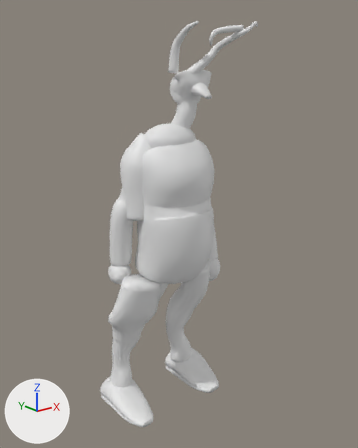
A saved change to the glTF model design/model_sheets/aruun/fidelity/proxy/proxy.glb.
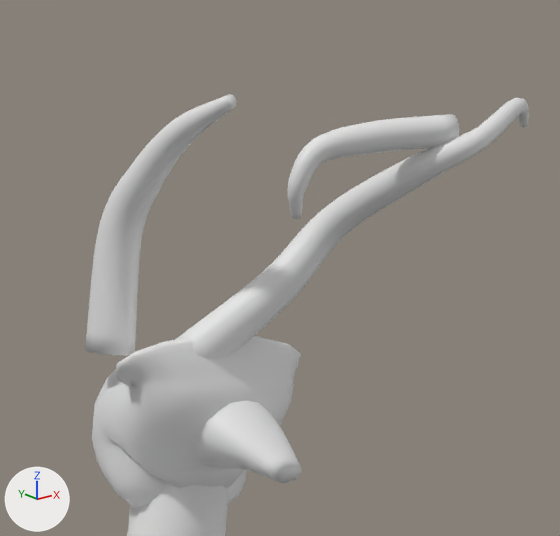
There are two pictures of each version: one whole from a camera (50 mm lens) standing at (-1.825, -2.313, 2.152) and looking at (-0.009, -0.043, 1.244), one close up on the part from 42% to 74% of the width and 0% to 25% of the height. The axes (+X, +Y, +Z) are drawn at lower left. The lights are the same throughout. The first two pictures are the older version.

Objects in the first close-up: 'cranium', 'hornA', 'hornB', 'hornB_tooth', 'neck', 'snout'.
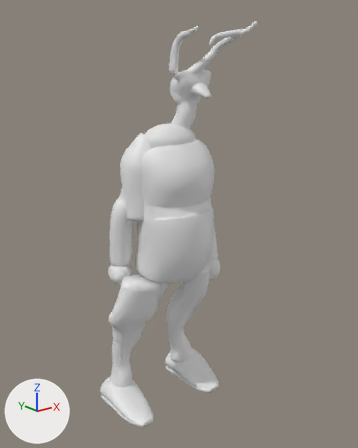
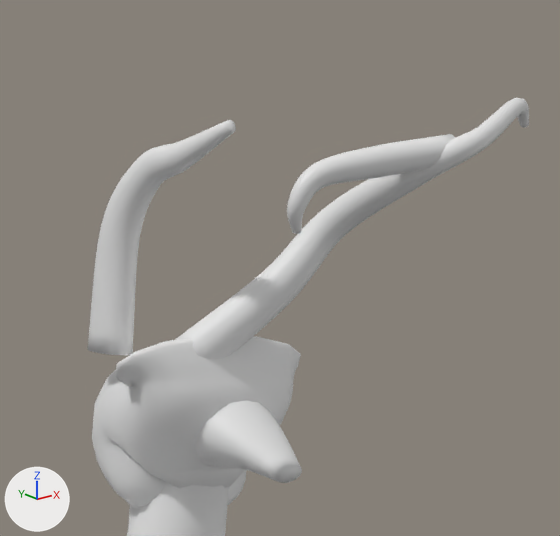
Where the change shows, as pixel boxes (x1, y1, x2, y2) in the close-ups (560 x 536 px):
```json
{"object": "hornA", "change": "reshaped", "before": [85, 94, 237, 356], "after": [87, 120, 236, 356], "on screen": "10% shorter"}
{"object": "hornB_tooth", "change": "reshaped", "before": [287, 114, 459, 219], "after": [287, 134, 455, 234]}
```

The change, as JSON lines over the scene's bpy script:
```json
{"block": "me_horna", "where": "# used by ob_horna; location = (0.0, 0.0, 0.0)"}
{"op": "remove", "block": "me_horna", "code": "me_horna.from_pydata(...)  # 402 vertices, 800 faces; spans x -0.029..0.029, y -0.192..0.049, z 2.126..2.392"}
{"op": "add", "block": "me_horna", "code": "me_horna.from_pydata(...)  # 402 vertices, 800 faces; spans x -0.024..0.024, y -0.192..0.049, z 2.126..2.367"}
{"block": "me_horna", "change": "me_horna part 1: 385 of 402 vertices moved; they spanned x -0.029..0.029, y -0.192..0.047, z 2.126..2.392 and now span x -0.024..0.024, y -0.192..0.047, z 2.126..2.367; mean shift (0.0, 0.0, -0.01); largest move (0.013, -0.135, 2.369) -> (0.011, -0.135, 2.343)"}
{"block": "me_hornb_tooth", "where": "# used by ob_hornb_tooth; location = (0.0, 0.0, 0.0)"}
{"op": "remove", "block": "me_hornb_tooth", "code": "me_hornb_tooth.from_pydata(...)  # 402 vertices, 800 faces; spans x 0.04..0.225, y -0.315..-0.225, z 2.268..2.376"}
{"op": "add", "block": "me_hornb_tooth", "code": "me_hornb_tooth.from_pydata(...)  # 402 vertices, 800 faces; spans x 0.04..0.226, y -0.315..-0.225, z 2.252..2.356"}
{"block": "me_hornb_tooth", "change": "me_hornb_tooth part 2: 402 of 402 vertices moved; they spanned x 0.04..0.225, y -0.315..-0.225, z 2.268..2.376 and now span x 0.04..0.226, y -0.315..-0.225, z 2.252..2.356; mean shift (0.0, 0.0, -0.022)"}
```
